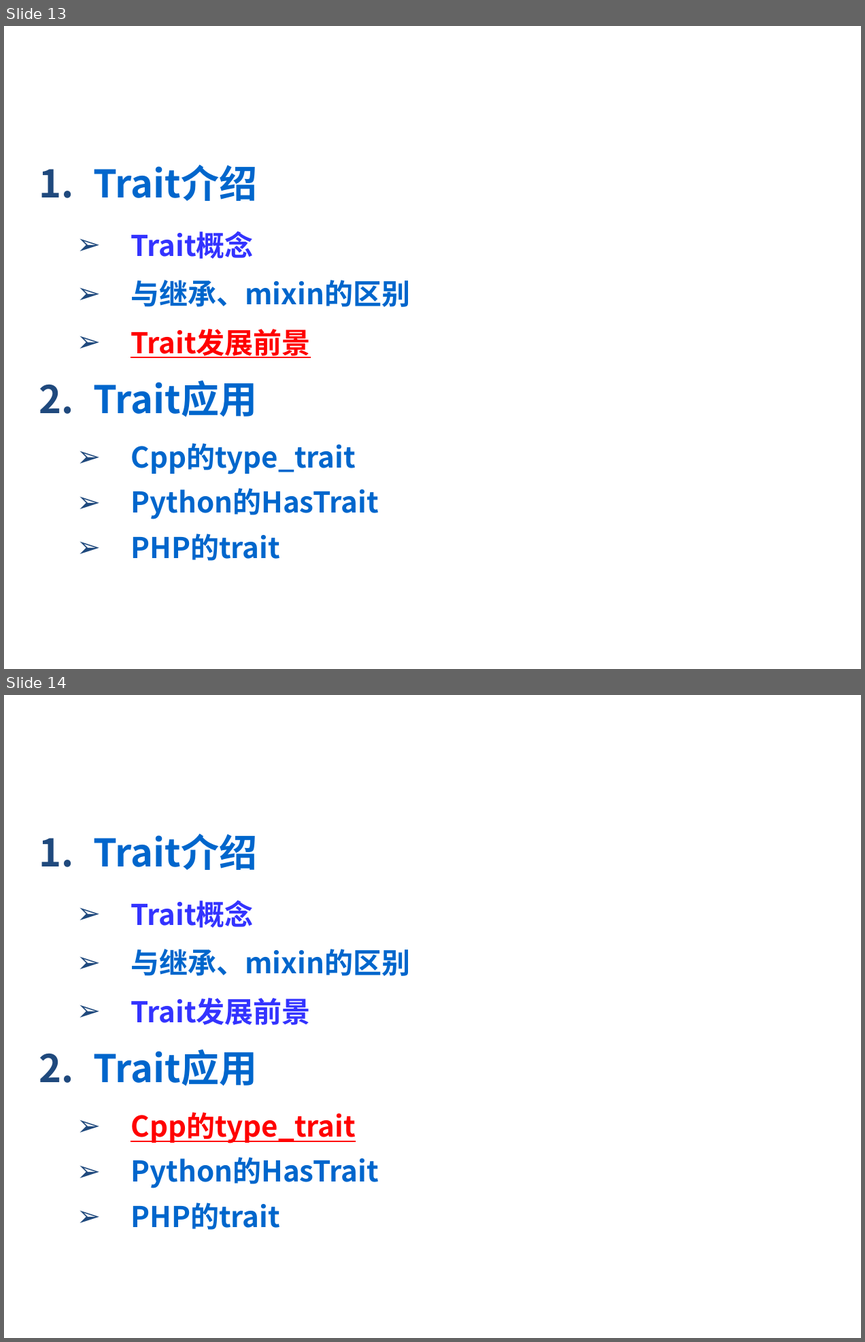
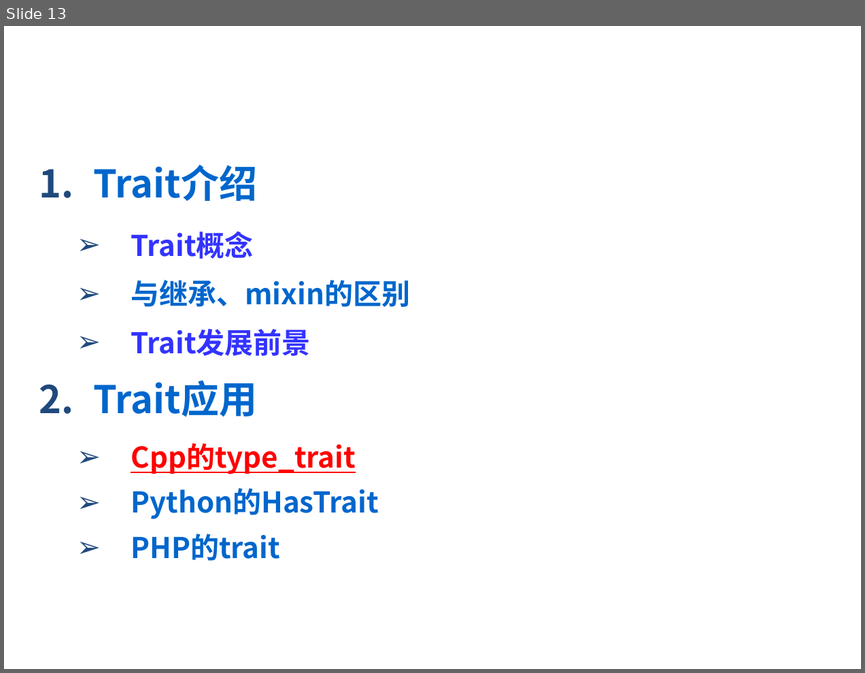
Before and after one commit to 2017-CompilerH-a3/Teamwork-Traits, a slide deck: trait.ppt. Shown one above the other, each under a label of ours: slides 13 and 14 before the commit, slide 13 after it. The pictures are 865x1342 and 865x673 pixels, drawn with LibreOffice and Linux fonts; fonts in the diff are those of the drawing; background and template pictures are left out. Boxes give left, top, right and bottom in pixels: in the first picture for what was removed or moved away, otherwise in the second. Text is boxed around its words. In the diff, an @@ line names an element or a change of style, - is before the commit and + after.

```diff
--- a/trait.ppt
+++ b/trait.ppt
@@ slide 13 removed at [4, 26, 861, 669], background picture (left out) @@
@@ text removed at [47, 52, 518, 105] @@
-目录
@@ text removed at [93, 165, 410, 560] @@
-1. Trait介绍
-  ➢ Trait概念
-  ➢ 与继承、mixin的区别
-  ➢ Trait发展前景
-2. Trait应用
-  ➢ Cpp的type_trait
-  ➢ Python的HasTrait
-  ➢ PHP的trait
@@ what was slide 14 is now slide 13 @@
```
Also in this commit, not shown: 7 slides changed, 14 slides added, 3 other slides removed.
